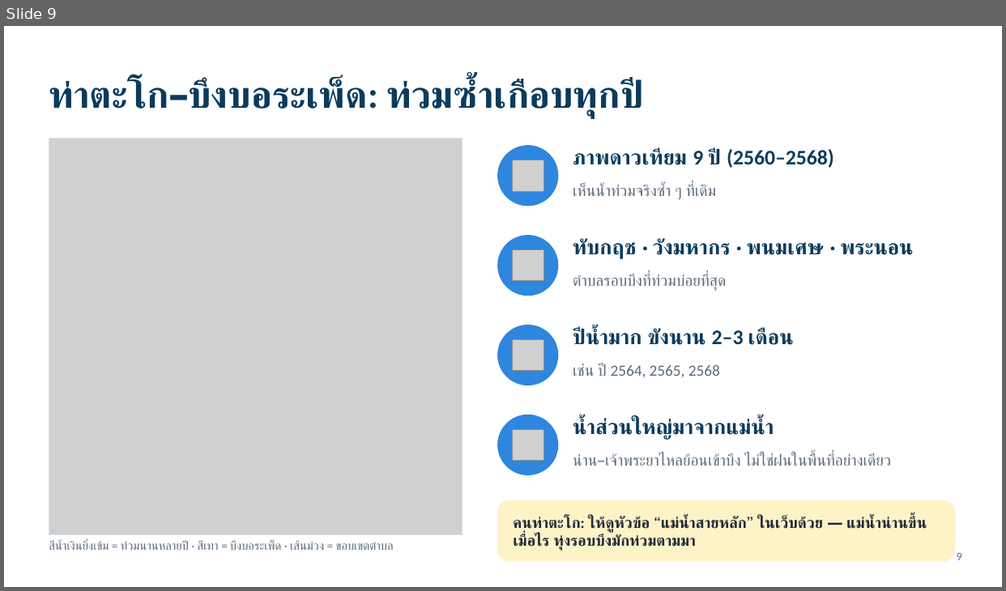
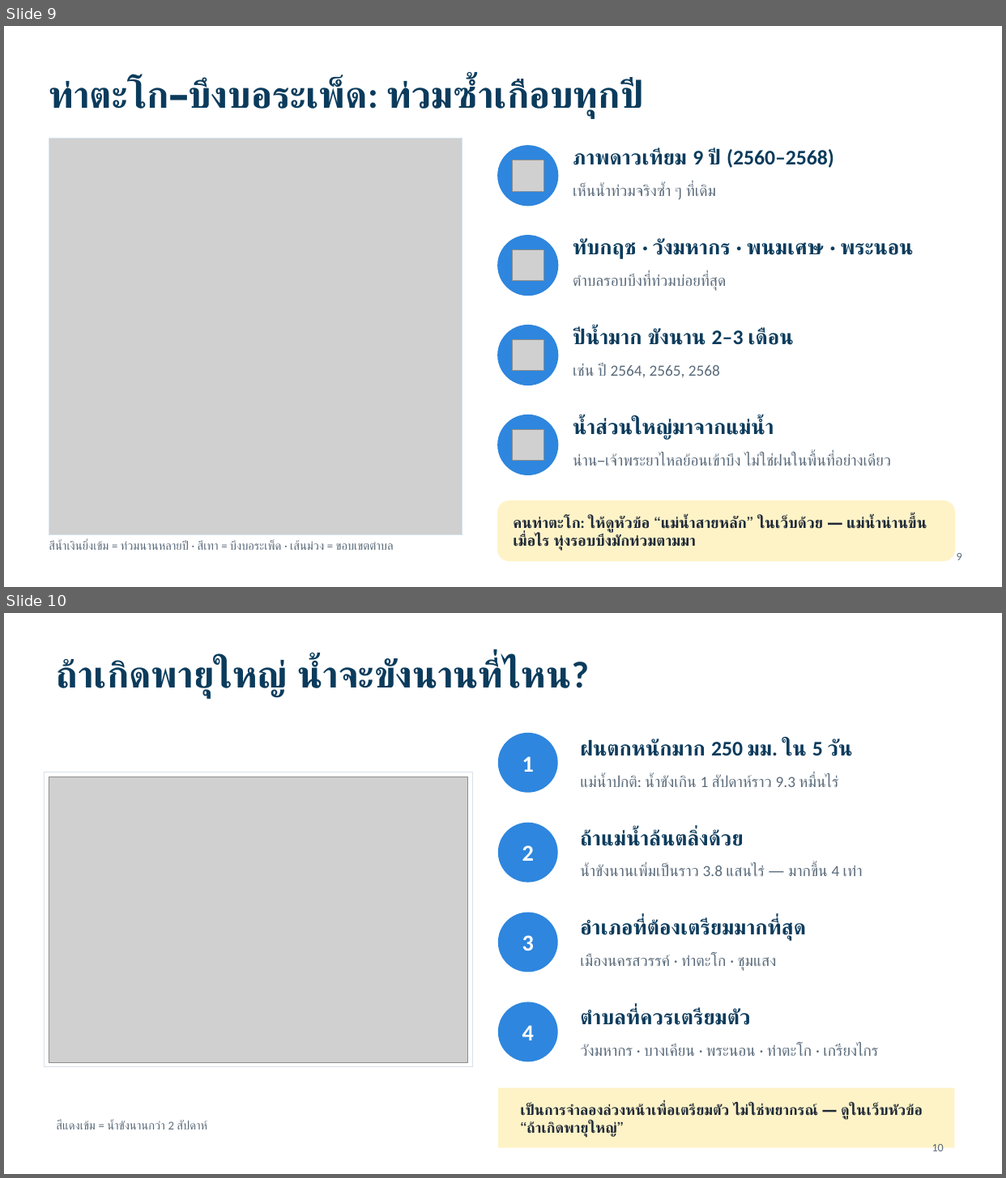
Before and after one commit to att-geo/nakhonsawan-flood, a slide deck: docs/report/NakhonSawanFlood_ประชาชนทั่วไป.pptx. Shown one above the other, each under a label of ours: slide 9 before the commit, slides 9 and 10 after it. The pictures are 1006x591 and 1006x1178 pixels, drawn with LibreOffice and Linux fonts; fonts in the diff are those of the drawing; grey boxes stand for pictures. Boxes give left, top, right and bottom in pixels: in the first picture for what was removed or moved away, otherwise in the second. Text is boxed around its words. In the diff, an @@ line names an element or a change of style, - is before the commit and + after.

```diff
--- a/docs/report/NakhonSawanFlood_ประชาชนทั่วไป.pptx
+++ b/docs/report/NakhonSawanFlood_ประชาชนทั่วไป.pptx
@@ slide 10 added at [4, 613, 1002, 1174], background #FFFFFF @@
@@ text added at [56, 658, 589, 698], 36 pt, text #0B3B5C, bold @@
+ถ้าเกิดพายุใหญ่ น้ำจะขังนานที่ไหน?
@@ ellipse added at [498, 733, 558, 793], fill #2E86DE, 22 pt, text #FFFFFF, bold @@
+1
@@ text added at [580, 739, 852, 756], 20 pt, text #0B3B5C, bold @@
+ฝนตกหนักมาก 250 มม. ใน 5 วัน
@@ rectangle added at [44, 773, 473, 1067], fill #FFFFFF, outline #D7E0E8 0.75 pt @@
@@ picture added at [49, 777, 468, 1063] @@
@@ text added at [580, 775, 838, 787], 15 pt, text #5B6B7B @@
+แม่น้ำปกติ: น้ำขังเกิน 1 สัปดาห์ราว 9.3 หมื่นไร่
@@ ellipse added at [498, 823, 558, 883], fill #2E86DE, 22 pt, text #FFFFFF, bold @@
+2
@@ text added at [580, 829, 743, 846], 20 pt, text #0B3B5C, bold @@
+ถ้าแม่น้ำล้นตลิ่งด้วย
@@ text added at [580, 865, 863, 876], 15 pt, text #5B6B7B @@
+น้ำขังนานเพิ่มเป็นราว 3.8 แสนไร่ — มากขึ้น 4 เท่า
@@ ellipse added at [498, 913, 558, 973], fill #2E86DE, 22 pt, text #FFFFFF, bold @@
+3
@@ text added at [580, 919, 806, 941], 20 pt, text #0B3B5C, bold @@
+อำเภอที่ต้องเตรียมมากที่สุด
@@ text added at [580, 954, 777, 971], 15 pt, text #5B6B7B @@
+เมืองนครสวรรค์ · ท่าตะโก · ชุมแสง
@@ ellipse added at [498, 1003, 558, 1063], fill #2E86DE, 22 pt, text #FFFFFF, bold @@
+4
@@ text added at [580, 1009, 751, 1025], 20 pt, text #0B3B5C, bold @@
+ตำบลที่ควรเตรียมตัว
@@ text added at [580, 1044, 878, 1056], 15 pt, text #5B6B7B @@
+วังมหากร · บางเคียน · พระนอน · ท่าตะโก · เกรียงไกร
@@ rectangle added at [498, 1088, 955, 1148], fill #FEF3C7 @@
@@ text added at [56, 1120, 207, 1130], 11.5 pt, text #5B6B7B @@
+สีแดงเข้ม = น้ำขังนานกว่า 2 สัปดาห์
@@ text added at [520, 1104, 923, 1138], 14 pt, text #1F2937, bold @@
+เป็นการจำลองล่วงหน้าเพื่อเตรียมตัว ไม่ใช่พยากรณ์ — ดูในเว็บหัวข้อ “ถ้าเกิดพายุใหญ่”
@@ text added at [932, 1144, 944, 1155], 11 pt, text #5B6B7B @@
+10
```
Also in this commit, not shown: 2 slides changed, 21 other files.
